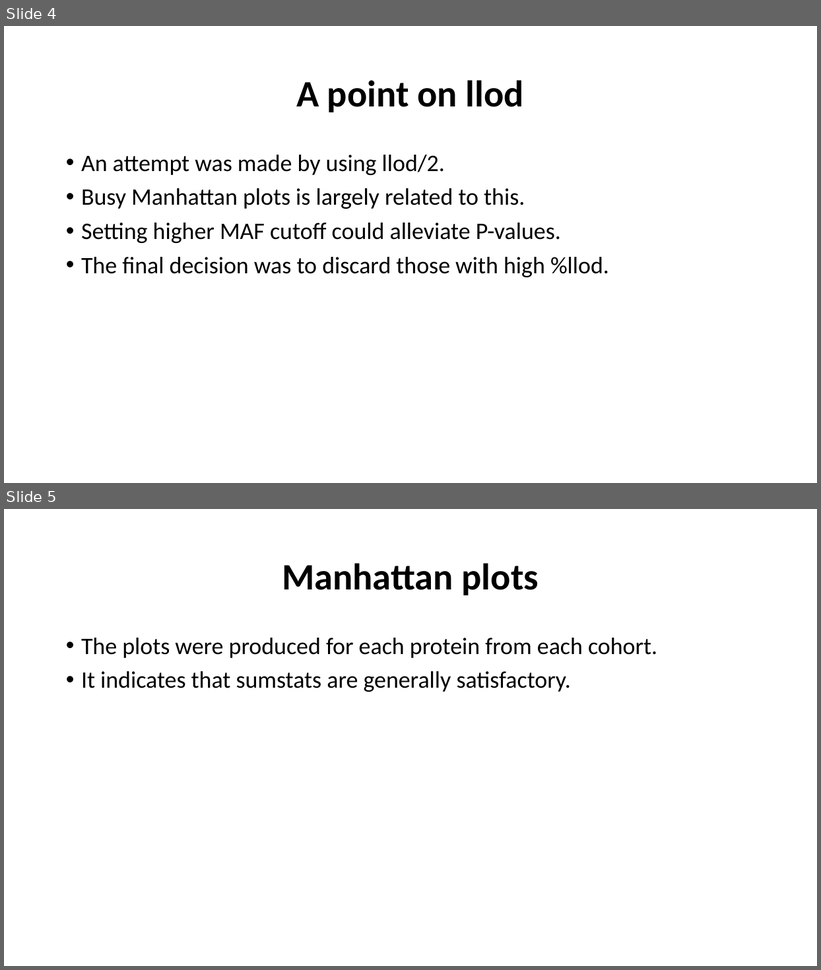
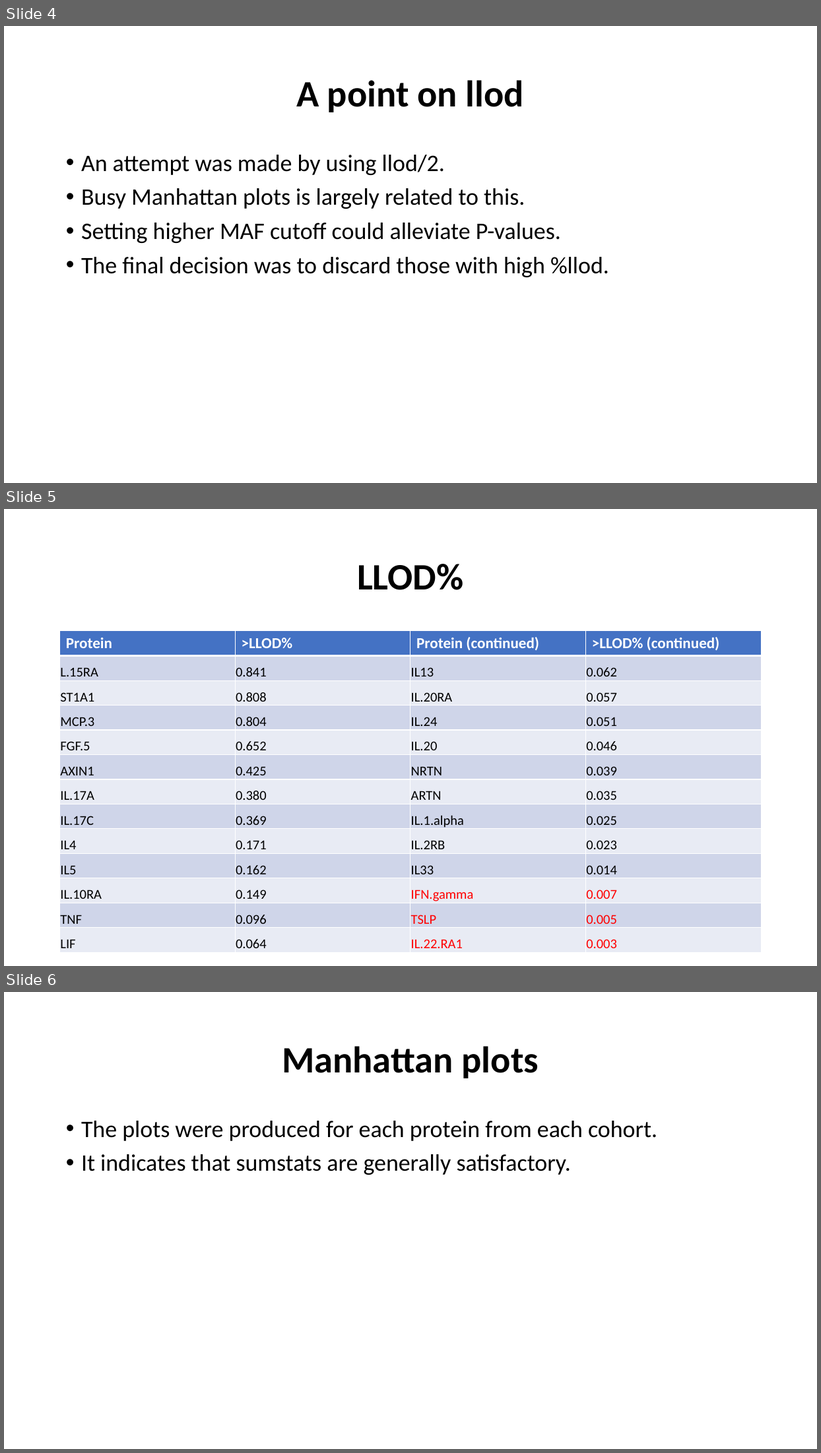
Before and after one commit to jinghuazhao/INF, a slide deck: doc/SCALLOP_INF1-120419.pptx. Shown one above the other, each under a label of ours: slides 4 and 5 before the commit, slides 4, 5 and 6 after it. The pictures are 821x970 and 821x1453 pixels, drawn with LibreOffice and Linux fonts; fonts in the diff are those of the drawing. Boxes give left, top, right and bottom in pixels: in the first picture for what was removed or moved away, otherwise in the second. Text is boxed around its words. In the diff, an @@ line names an element or a change of style, - is before the commit and + after.

```diff
--- a/doc/SCALLOP_INF1-120419.pptx
+++ b/doc/SCALLOP_INF1-120419.pptx
@@ slide 5 added at (4, 509, 817, 966), background #FFFFFF @@
@@ title added at (357, 564, 464, 590), 44 pt, text #000000, bold @@
+LLOD%
@@ table added at (60, 631, 763, 953), 13 rows, 4 columns @@
+Protein | >LLOD% | Protein (continued) | >LLOD% (continued)
+L.15RA | 0.841 | IL13 | 0.062
+ST1A1 | 0.808 | IL.20RA | 0.057
+MCP.3 | 0.804 | IL.24 | 0.051
+FGF.5 | 0.652 | IL.20 | 0.046
+AXIN1 | 0.425 | NRTN | 0.039
+IL.17A | 0.380 | ARTN | 0.035
+IL.17C | 0.369 | IL.1.alpha | 0.025
+IL4 | 0.171 | IL.2RB | 0.023
+IL5 | 0.162 | IL33 | 0.014
+IL.10RA | 0.149 | IFN.gamma | 0.007
+TNF | 0.096 | TSLP | 0.005
+LIF | 0.064 | IL.22.RA1 | 0.003
@@ what was slide 5 is now slide 6 @@
```
Also in this commit, not shown: 1 slide changed.
